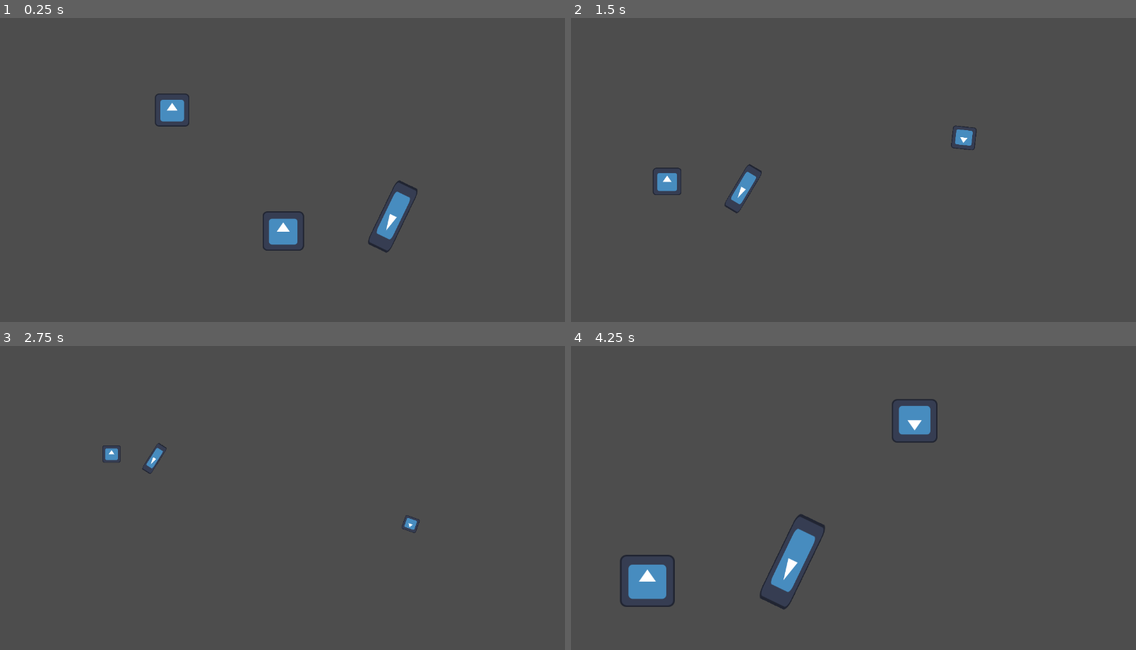
Above: before the commit, frames 1-4 (two rows, left to right).
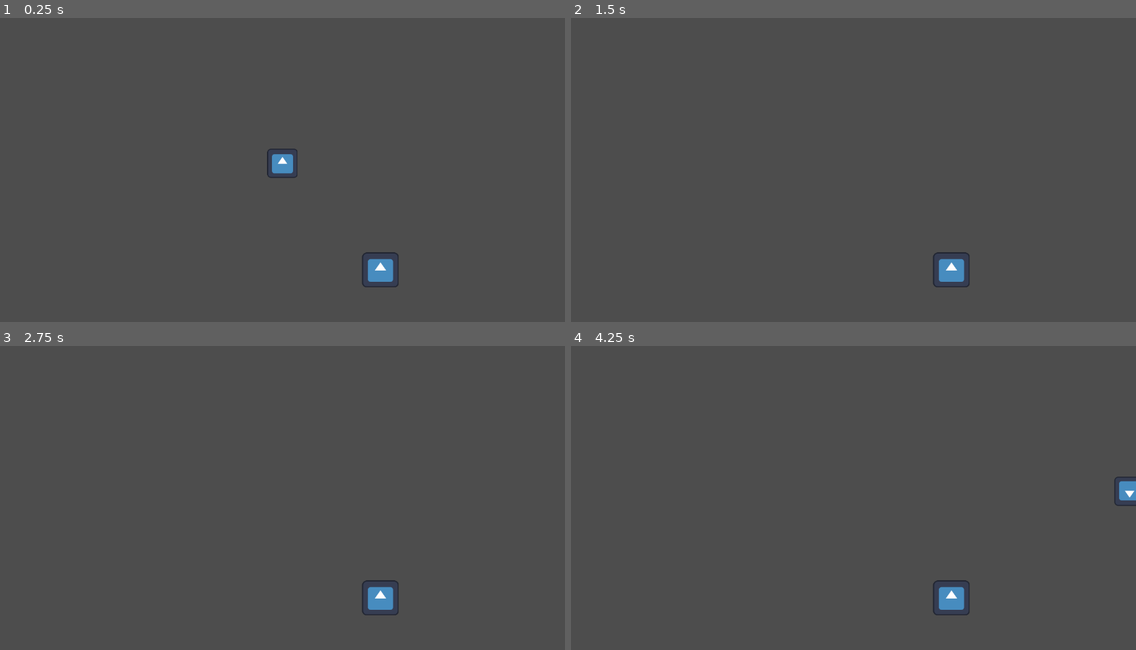
Above: after the commit, the same moments.

Repository: srabin/game_jam_controlled_chaos
Game: Godot game, scene res://world.tscn
The game is run twice, just before and just after one commit, with the same random seed, the same clock (stepped at 60 frames per second) and the same inputs. The engine's default icon, where the game draws it, is replaced by a stand-in: a white triangle on a blue panel in a dark square.
Inputs (mouse positions are in pixels of both pictures, inside the frame that each line leads up to):
- Up to frame 1 (0.25 s): no input
- Up to frame 2 (1.5 s): tap Enter at 0.5 s; move the mouse to (977, 148) at 0.52 s; hold D (move_right) 0.53-1.28 s; tap Space (dash) at 0.6 s; tap K (move_down_2) at 0.8, 1.35 s; move the mouse to (740, 179) at 1.27 s; hold S (move_down) from 1.28 s (still down)
- Up to frame 3 (2.75 s): tap J (move_left_2) at 1.55, 2.1 s; move the mouse to (339, 422) at 2.02 s; release S (move_down) at 2.03 s; hold D (move_right) from 2.03 s (still down); tap L (move_right_2) at 2.3 s
- Up to frame 4 (4.25 s): move the mouse to (825, 555) at 2.77 s; release D (move_right) at 2.78 s; hold W (move_up) 2.78-3.53 s; tap L (move_right_2) at 2.85 s; tap I (move_up_2) at 3.05, 3.6 s; move the mouse to (1023, 537) at 3.52 s; hold A (move_left) from 3.53 s (still down); tap Space (dash) at 3.8 s

The runs differ from the first frame. In frame 1, 2.4% of the frame differs, in the area x 27-74%, y 24-89%; in frame 2, 1.2%; in frame 3, 0.8%; in frame 4, 3.5%, in the area x 8-100%, y 17-89%.

Commit message:
remove player 2

Diff:
--- a/camera_2d.gd
+++ b/camera_2d.gd
@@ -1,20 +1,22 @@
 extends Camera2D
 
 @onready var player: CharacterBody2D = $"../Player"
-@onready var player_2: CharacterBody2D = $"../Player2"
+#@onready var player_2: CharacterBody2D = $"../Player2"
 
-const CAMERA_SPEED = 150.0
+
 func _process(delta):
 	# Set camera position to be the center between the two players!
-	self.global_position = (player.global_position + player_2.global_position) * 0.5
-#
-	var zoom_factor_x = abs(player.global_position.x-player_2.global_position.x)
-	var zoom_factor_y = abs(player.global_position.y-player_2.global_position.y)
+	#self.global_position = (player.global_position + player_2.global_position) * 0.5
+##
+	#var zoom_factor_x = abs(player.global_position.x-player_2.global_position.x)
+	#var zoom_factor_y = abs(player.global_position.y-player_2.global_position.y)
 
 	#TODO: tweak 500, as well as the upper/lower bounds of the zoomfactor
-	var max_zoom_factor = 500/max(zoom_factor_x, zoom_factor_y)
+	#var max_zoom_factor = 500/max(zoom_factor_x, zoom_factor_y)
+#
+	##print((max_zoom_factor))
+	#var zoom_factor = clamp(max_zoom_factor, 0.5,1.5)
+##
+	#self.zoom = Vector2(zoom_factor, zoom_factor)
 
-	#print((max_zoom_factor))
-	var zoom_factor = clamp(max_zoom_factor, 0.5,1.5)
-#
-	self.zoom = Vector2(zoom_factor, zoom_factor)
+	pass
--- a/player_2.gd
+++ /dev/null
@@ -1,48 +0,0 @@
-extends CharacterBody2D
-
-@onready var dash_length_timer = $DashLengthTimer
-var is_dashing = false
-
-const SPEED = 800.0
-const DASH_SPEED = SPEED * 5
-const DECELERATION_RATE = SPEED * 0.04
-const ACCELLERATION_RATE = SPEED * 0.18
-
-
-func _on_dash_length_timer_timeout() -> void:
-	is_dashing = false
-	#velocity.x = move_toward(velocity.x, 0, DECELERATION_RATE)
-	#velocity.y = move_toward(velocity.y, 0, DECELERATION_RATE)
-	#velocity.x = 0
-	#velocity.y = 0
-
-func _process(delta: float) -> void:
-	var horizontal = Input.get_axis("move_left_2", "move_right_2")
-	var vertical = Input.get_axis("move_up_2", "move_down_2")
-	look_at(Vector2(horizontal, vertical))
-
-func _physics_process(delta: float) -> void:
-	var horizontal := Input.get_axis("move_left_2", "move_right_2")
-	var vertical := Input.get_axis("move_up_2", "move_down_2")
-	var dash := Input.is_action_just_pressed("dash")
-
-	#if not is_dashing:
-	velocity.x = move_toward(velocity.x, horizontal * SPEED, ACCELLERATION_RATE)
-
-	#if not is_dashing:
-	velocity.y = move_toward(velocity.y, vertical * SPEED, ACCELLERATION_RATE)
-
-	if dash and not is_dashing:
-		#dash_length_timer.start()
-		#is_dashing = true
-		#var click_position = get_global_mouse_position()
-		#var target_position = (click_position - position).normalized()
-		#velocity = target_position * DASH_SPEED
-		velocity.x = horizontal * DASH_SPEED
-		velocity.y = vertical * DASH_SPEED
-
-	velocity.x = move_toward(velocity.x, 0, DECELERATION_RATE)
-	velocity.y = move_toward(velocity.y, 0, DECELERATION_RATE)
-
-
-	move_and_slide()
--- a/player_2.tscn
+++ b/player_2.tscn
@@ -1,13 +1,63 @@
-[gd_scene load_steps=4 format=3 uid="uid://daxo0laoojpos"]
+[gd_scene load_steps=4 format=3 uid="uid://c2e4jukfa62cd"]
 
-[ext_resource type="Script" uid="uid://bkocx0ri1uh8w" path="res://player_2.gd" id="1_8xjnt"]
 [ext_resource type="Texture2D" uid="uid://70e1ixpbfl1w" path="res://icon.svg" id="2_ufh5k"]
+
+[sub_resource type="GDScript" id="GDScript_wkcja"]
+script/source = "extends CharacterBody2D
+
+@onready var dash_length_timer = $DashLengthTimer
+var is_dashing = false
+
+const SPEED = 800.0
+const DASH_SPEED = SPEED * 5
+const DECELERATION_RATE = SPEED * 0.04
+const ACCELLERATION_RATE = SPEED * 0.18
+
+
+func _on_dash_length_timer_timeout() -> void:
+	is_dashing = false
+	#velocity.x = move_toward(velocity.x, 0, DECELERATION_RATE)
+	#velocity.y = move_toward(velocity.y, 0, DECELERATION_RATE)
+	#velocity.x = 0
+	#velocity.y = 0
+
+func _process(delta: float) -> void:
+	var horizontal = Input.get_axis(\"move_left_2\", \"move_right_2\")
+	var vertical = Input.get_axis(\"move_up_2\", \"move_down_2\")
+	look_at(Vector2(horizontal, vertical))
+
+func _physics_process(delta: float) -> void:
+	var horizontal := Input.get_axis(\"move_left_2\", \"move_right_2\")
+	var vertical := Input.get_axis(\"move_up_2\", \"move_down_2\")
+	var dash := Input.is_action_just_pressed(\"dash\")
+
+	#if not is_dashing:
+	velocity.x = move_toward(velocity.x, horizontal * SPEED, ACCELLERATION_RATE)
+
+	#if not is_dashing:
+	velocity.y = move_toward(velocity.y, vertical * SPEED, ACCELLERATION_RATE)
+
+	if dash and not is_dashing:
+		#dash_length_timer.start()
+		#is_dashing = true
+		#var click_position = get_global_mouse_position()
+		#var target_position = (click_position - position).normalized()
+		#velocity = target_position * DASH_SPEED
+		velocity.x = horizontal * DASH_SPEED
+		velocity.y = vertical * DASH_SPEED
+
+	velocity.x = move_toward(velocity.x, 0, DECELERATION_RATE)
+	velocity.y = move_toward(velocity.y, 0, DECELERATION_RATE)
+
+
+	move_and_slide()
+"
 
 [sub_resource type="RectangleShape2D" id="RectangleShape2D_fj7yv"]
 
 [node name="Player2" type="CharacterBody2D"]
 scale = Vector2(0.386021, 1.10821)
-script = ExtResource("1_8xjnt")
+script = SubResource("GDScript_wkcja")
 
 [node name="Sprite2D" type="Sprite2D" parent="."]
 texture = ExtResource("2_ufh5k")
--- a/world.tscn
+++ b/world.tscn
@@ -1,8 +1,7 @@
-[gd_scene load_steps=6 format=3 uid="uid://bupbdiq2fg36y"]
+[gd_scene load_steps=5 format=3 uid="uid://bupbdiq2fg36y"]
 
 [ext_resource type="Texture2D" uid="uid://70e1ixpbfl1w" path="res://icon.svg" id="1_fj7yv"]
 [ext_resource type="PackedScene" uid="uid://bsfdmaon0snvi" path="res://player.tscn" id="2_tlwt5"]
-[ext_resource type="PackedScene" uid="uid://daxo0laoojpos" path="res://player_2.tscn" id="3_tlwt5"]
 [ext_resource type="Script" uid="uid://dj1cn2l0381ca" path="res://camera_2d.gd" id="4_aqk2v"]
 
 [sub_resource type="RectangleShape2D" id="RectangleShape2D_d5x1h"]
@@ -22,9 +21,5 @@
 
 [node name="Player" parent="." instance=ExtResource("2_tlwt5")]
 
-[node name="Player2" parent="." instance=ExtResource("3_tlwt5")]
-position = Vector2(441, 213)
-scale = Vector2(0.386021, 1.10821)
-
 [node name="Camera2D" type="Camera2D" parent="."]
 script = ExtResource("4_aqk2v")
Not shown, removed: player_2.gd.uid
